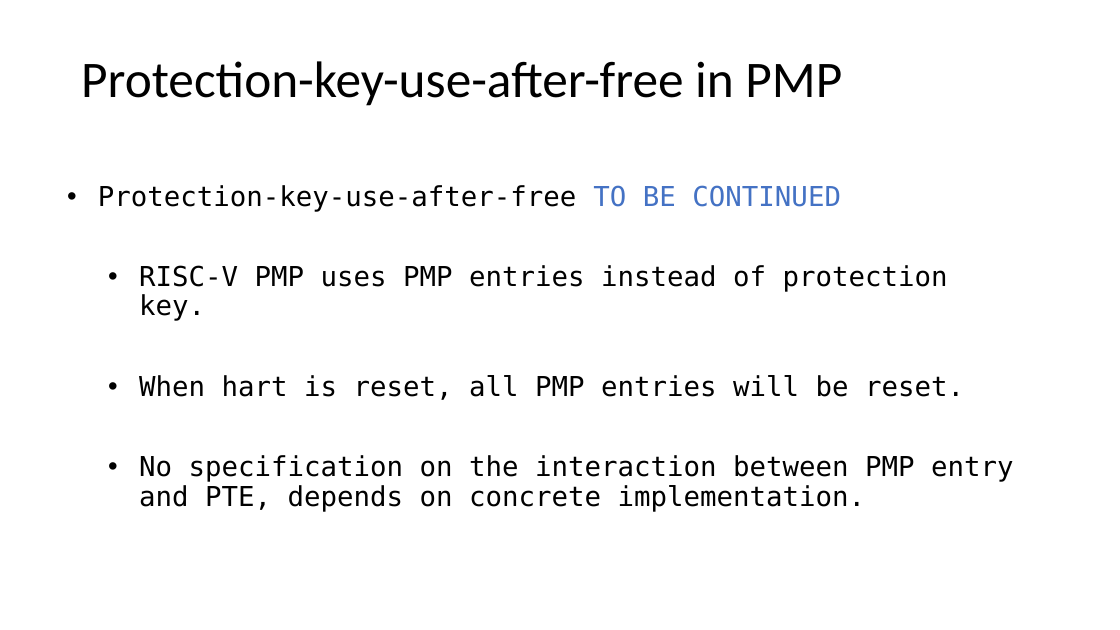
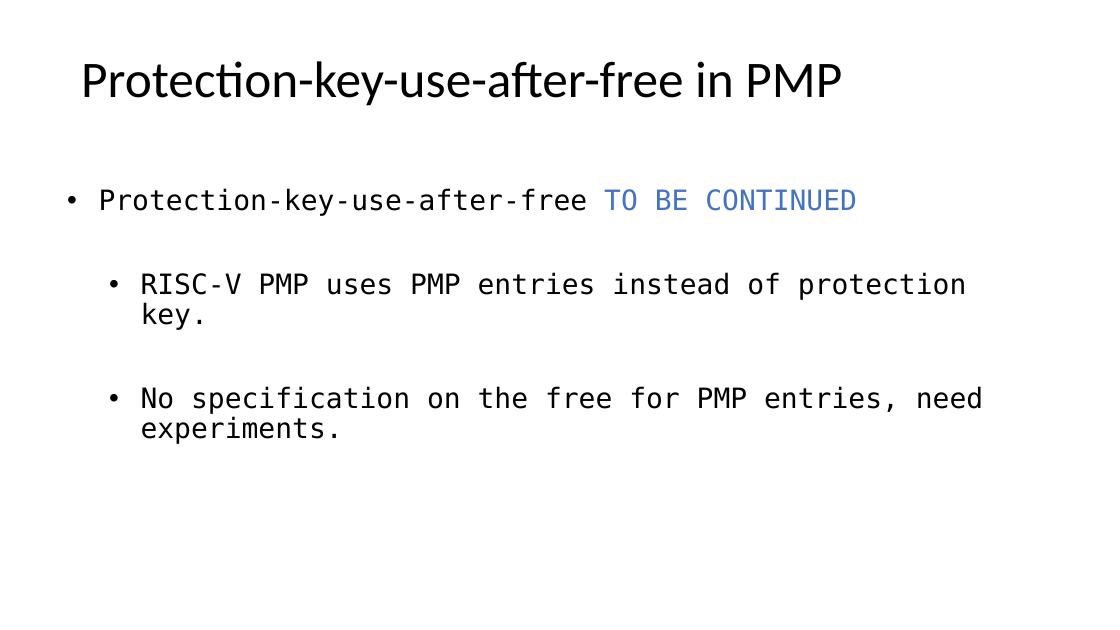
Before and after one commit to LiGaOg/libpmp, a slide deck: slide 10 of proposal.pptx (slide 4 before the commit). Drawn at 1120x630 pixels with LibreOffice and Linux fonts; fonts in the diff are those of the drawing. Boxes give left, top, right and bottom in pixels: in the first picture for what was removed or moved away, otherwise in the second. Text is boxed around its words. In the diff, an @@ line names an element or a change of style, - is before the commit and + after.

```diff
--- a/proposal.pptx
+++ b/proposal.pptx
@@ text at (99, 188, 967, 330): size 23.5 to 24 pt in "Protection-key-use-after-free TO BE CONTINUED", "RISC-V PMP uses PMP entries instead of ..."; indent changed; more space between paragraphs @@
@@ text at (141, 386, 983, 444): text changed; size 23.5 to 24 pt @@
-  • When hart is reset, all PMP entries will be reset.
-  • No specification on the interaction between PMP entry and PTE, depends on concrete implementation.
+  • No specification on the free for PMP entries, need experiments.
```
Also in this commit, not shown: 6 other slides changed, 16 slides added.
